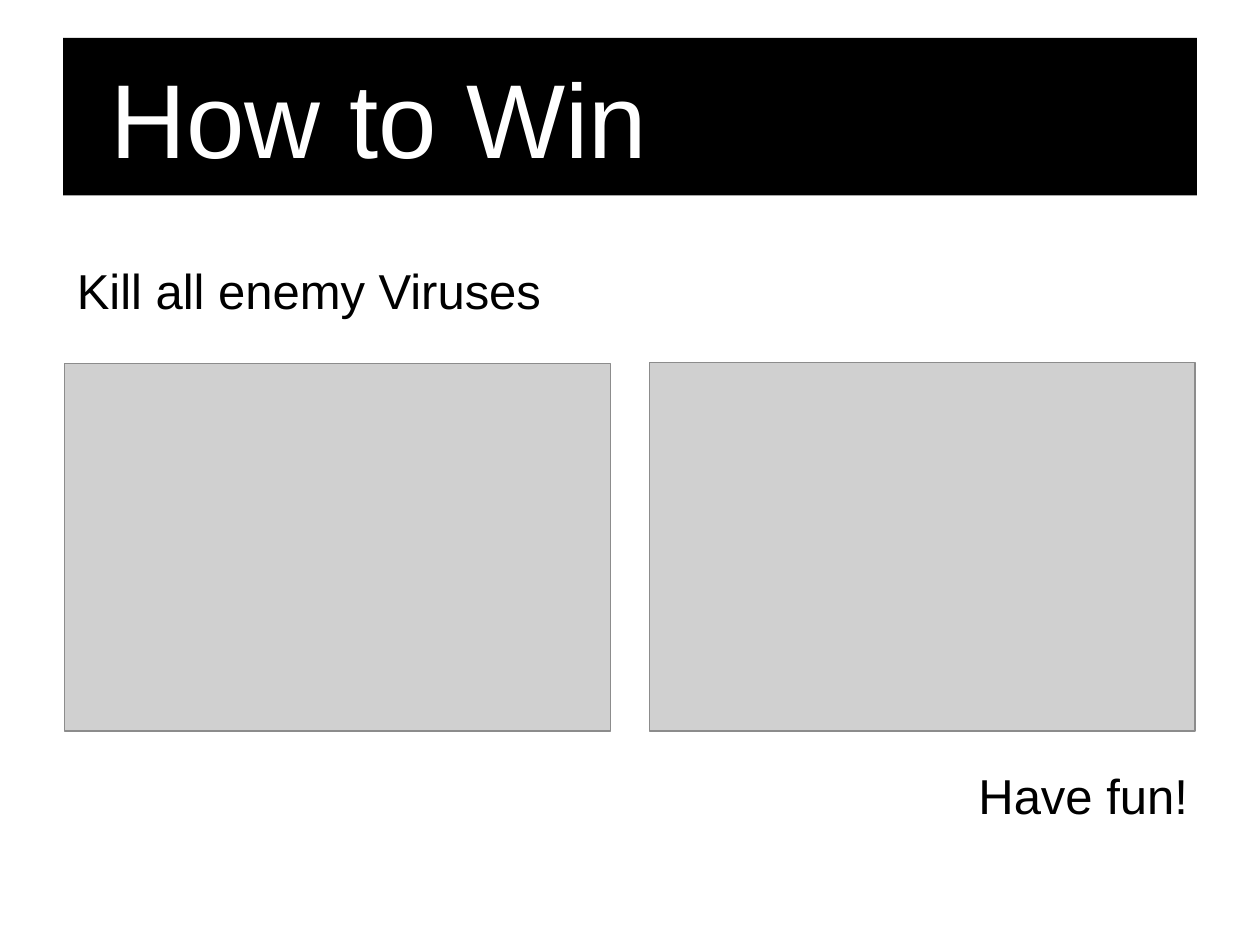
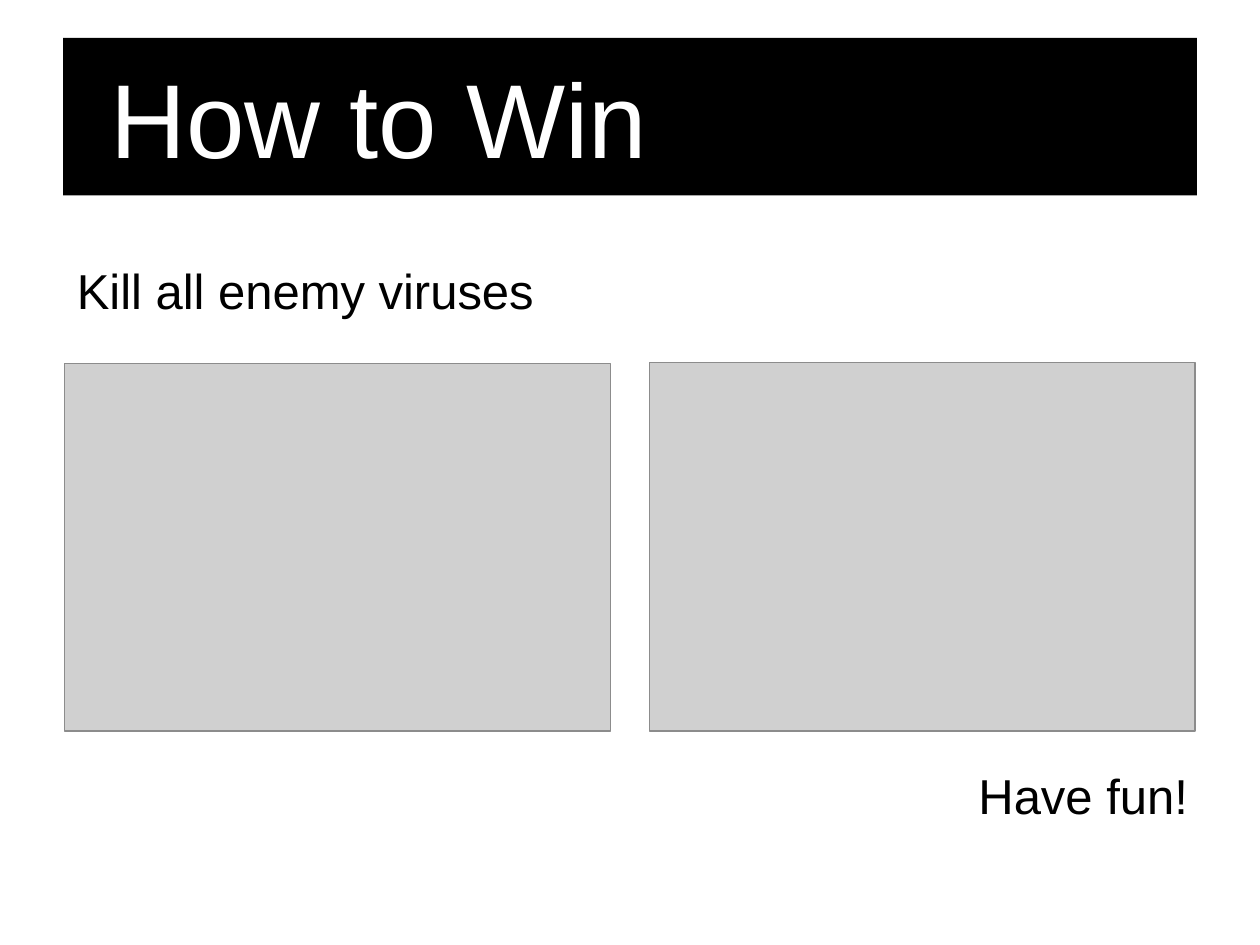
Before and after one commit to Acagamics/virusx, a slide deck: slide 8 of imagine_cup/virusX how to.pptx. Drawn at 1260x945 pixels with LibreOffice and Linux fonts; fonts in the diff are those of the drawing; grey boxes stand for pictures; background and template pictures are left out. Boxes give left, top, right and bottom in pixels: in the first picture for what was removed or moved away, otherwise in the second. Text is boxed around its words. In the diff, an @@ line names an element or a change of style, - is before the commit and + after.

```diff
--- a/imagine_cup/virusX how to.pptx
+++ b/imagine_cup/virusX how to.pptx
@@ text at bbox=[77, 273, 534, 319]: text changed @@
-Kill all enemy Viruses
+Kill all enemy viruses
```
Also in this commit, not shown: 5 other slides changed, 7 other files.
